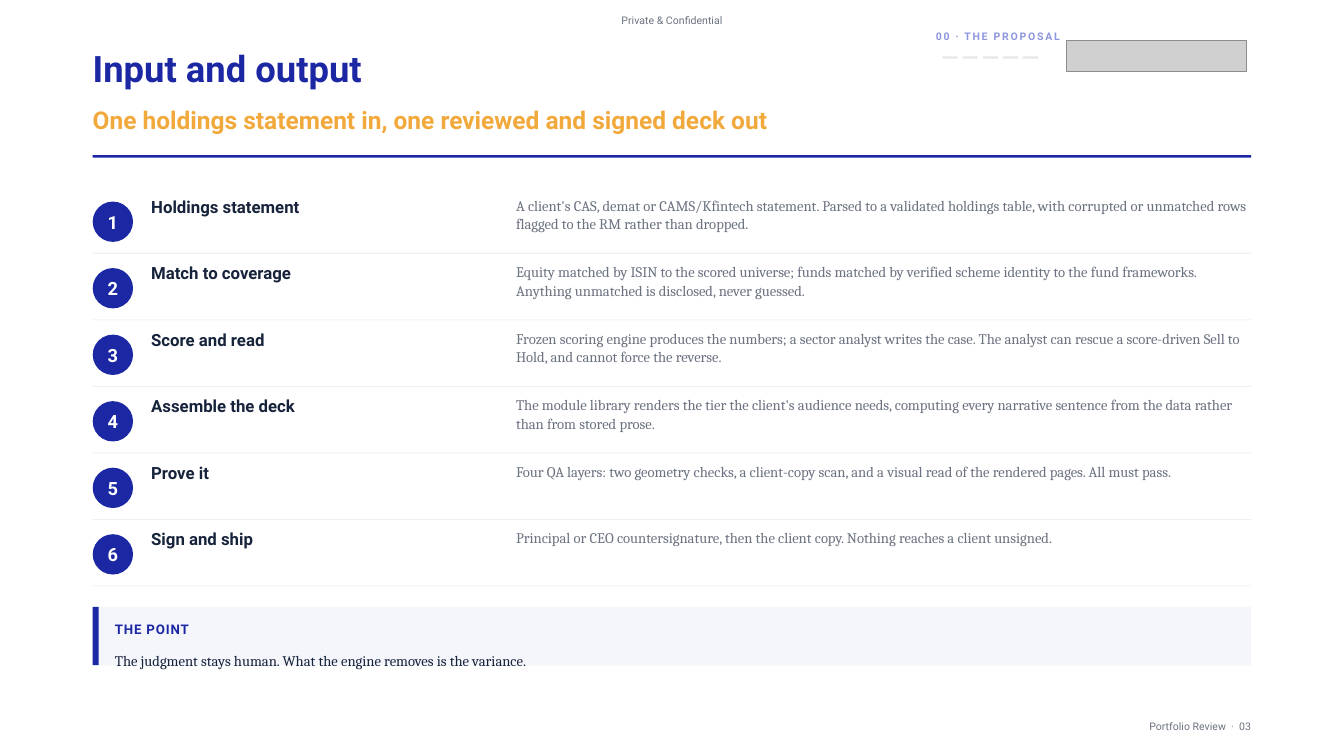
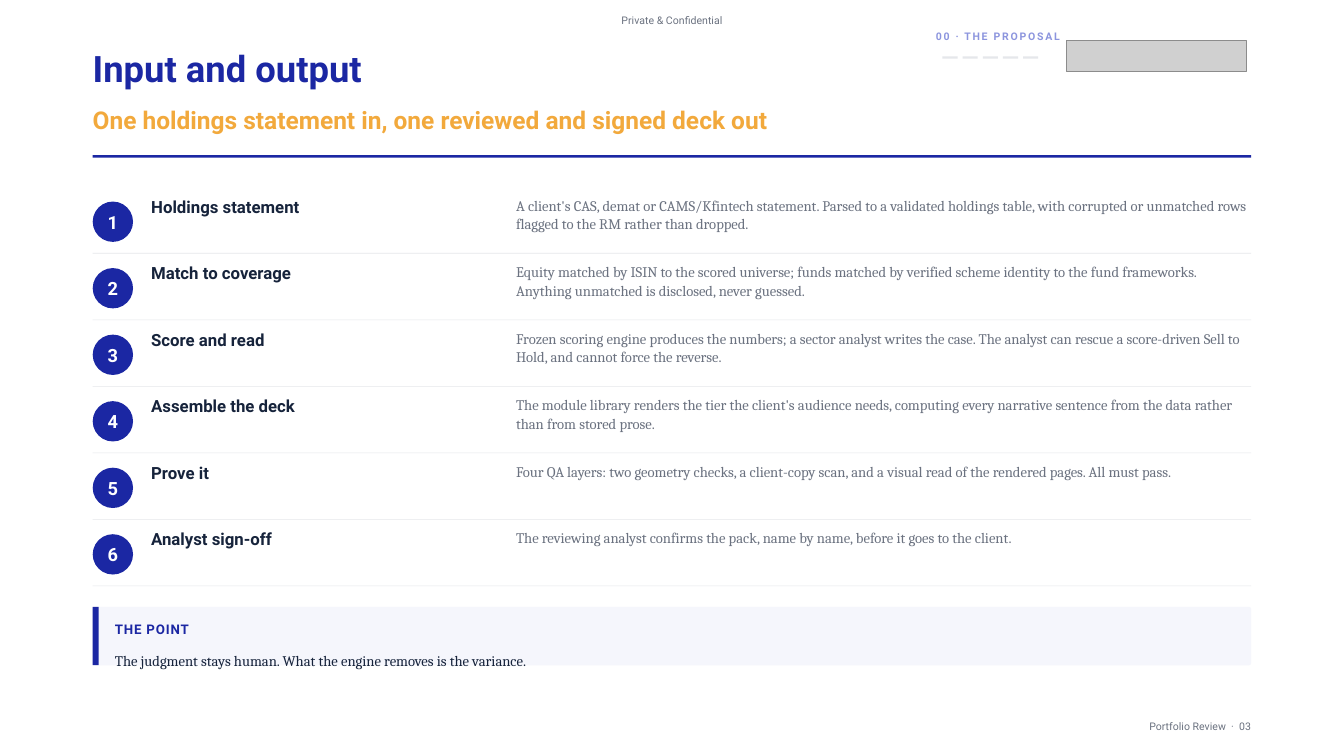
Before and after one commit to shreyas1gupta-wq/ionic-scorecard, a slide deck: slide 3 of Shreyas_Ionic_AMC/09_PRODUCT/reports/IONIC_NDPMS_PRODUCT_APPROVAL_DECK.pptx. Drawn at 1344x756 pixels with LibreOffice and Linux fonts; fonts in the diff are those of the drawing; grey boxes stand for pictures. Boxes give left, top, right and bottom in pixels: in the first picture for what was removed or moved away, otherwise in the second. Text is boxed around its words. In the diff, an @@ line names an element or a change of style, - is before the commit and + after.

```diff
--- a/Shreyas_Ionic_AMC/09_PRODUCT/reports/IONIC_NDPMS_PRODUCT_APPROVAL_DECK.pptx
+++ b/Shreyas_Ionic_AMC/09_PRODUCT/reports/IONIC_NDPMS_PRODUCT_APPROVAL_DECK.pptx
@@ text at (151, 532, 272, 549): text changed @@
-Sign and ship
+Analyst sign-off
@@ text at (516, 532, 1012, 546): text changed @@
-Principal or CEO countersignature, then the client copy. Nothing reaches a client unsigned.
+The reviewing analyst confirms the pack, name by name, before it goes to the client.
```
Also in this commit, not shown: 21 other slides changed, 4 slides added, 5 slides removed, 27 other files.
